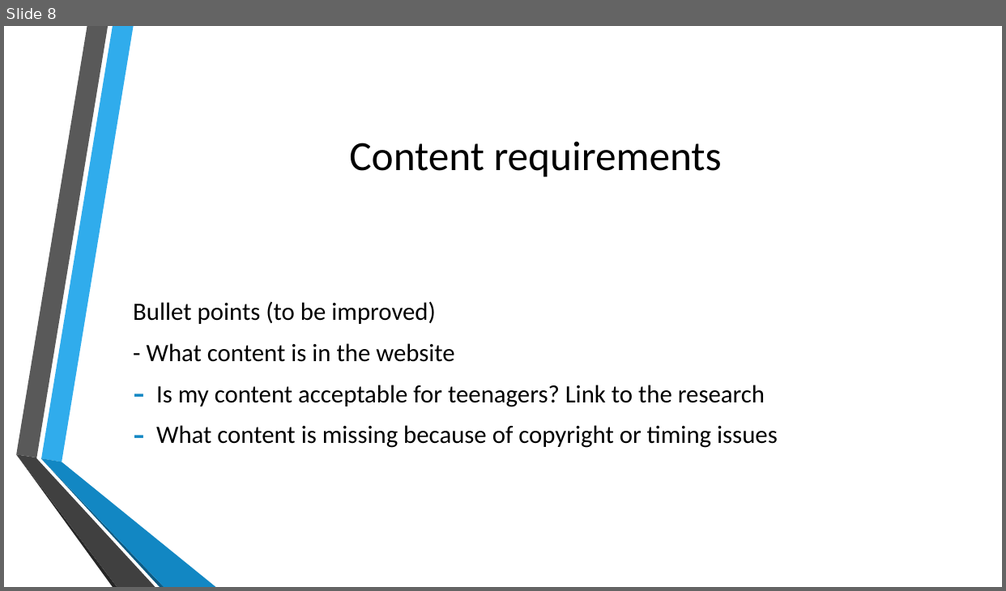
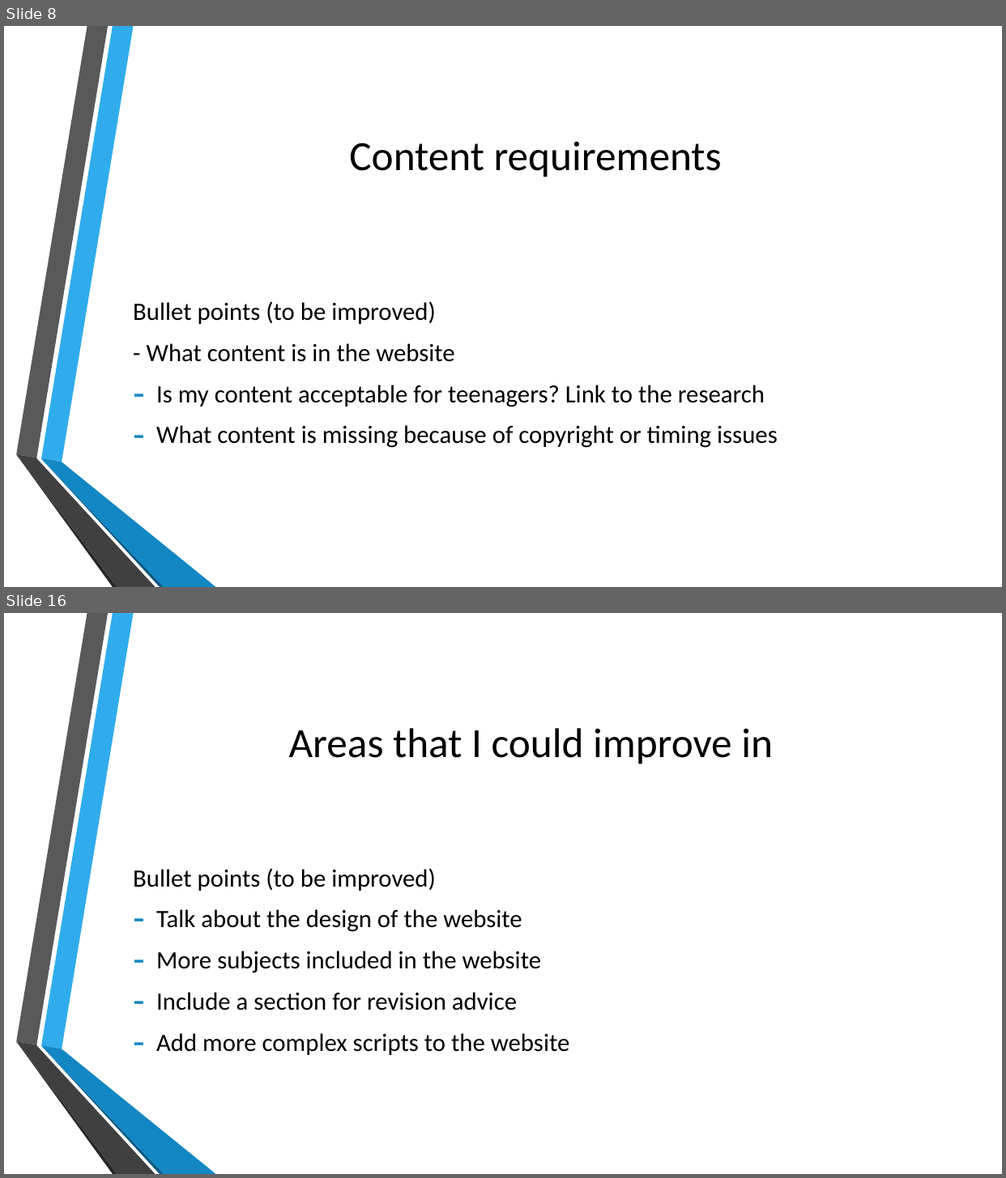
Before and after one commit to estebanlv/EPQ-Website-Project, a slide deck: Documents/Official Documents/Development Presentation.pptx. Shown one above the other, each under a label of ours: slide 8 before the commit, slides 8 and 16 after it; the slides between them are not shown. The pictures are 1006x591 and 1006x1178 pixels, drawn with LibreOffice and Linux fonts; fonts in the diff are those of the drawing; background and template pictures are left out. Boxes give left, top, right and bottom in pixels: in the first picture for what was removed or moved away, otherwise in the second. Text is boxed around its words. In the diff, an @@ line names an element or a change of style, - is before the commit and + after.

```diff
--- a/Documents/Official Documents/Development Presentation.pptx
+++ b/Documents/Official Documents/Development Presentation.pptx
@@ slide 16 added at [4,613,1002,1174], background picture (left out); not listed: 6 template elements that a slide beside it also shows @@
@@ title added at [289,728,773,764], 40 pt, text #000000 @@
+Areas that I could improve in
@@ text added at [133,868,569,1055], 24 pt, text #000000 @@
+Bullet points (to be improved)
+– Talk about the design of the website
+– More subjects included in the website
+– Include a section for revision advice
+– Add more complex scripts to the website
```
Also in this commit, not shown: 8 slides changed, 1 other slide added, 1 slide removed.
